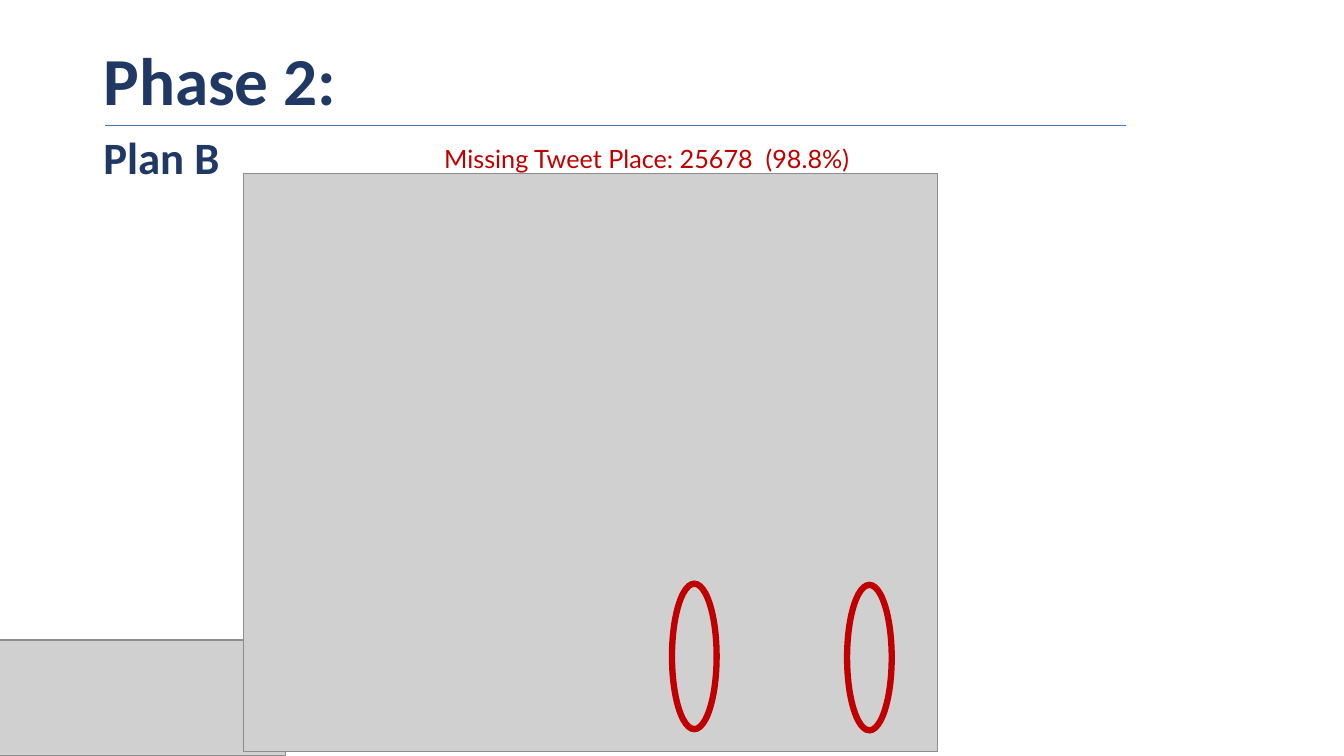
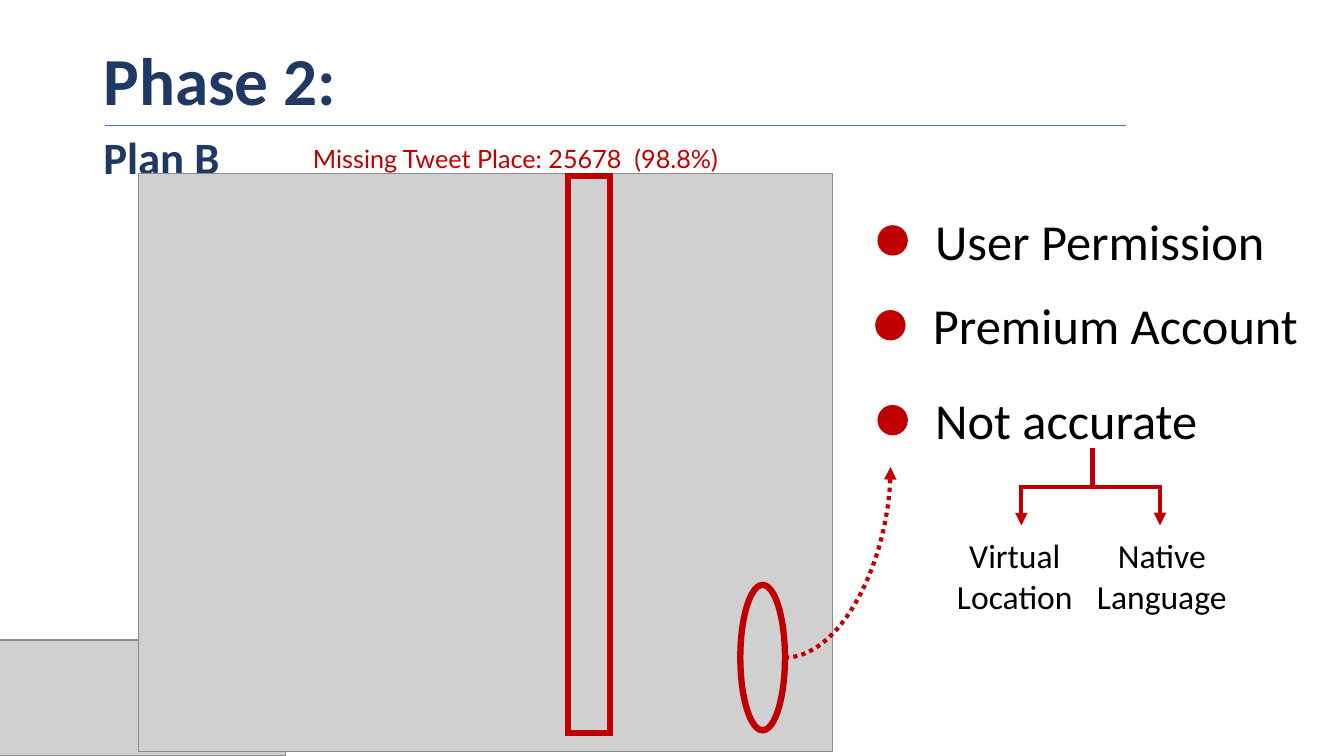
Before and after one commit to samah-balkhair/Tweets_Opinions, a slide deck: slide 10 of presentation/MIDS_SamahBalkhair_Tweets_Opinions.pptx. Drawn at 1344x756 pixels with LibreOffice and Linux fonts; fonts in the diff are those of the drawing; grey boxes stand for pictures. Boxes give left, top, right and bottom in pixels: in the first picture for what was removed or moved away, otherwise in the second. Text is boxed around its words. In the diff, an @@ line names an element or a change of style, - is before the commit and + after.

```diff
--- a/presentation/MIDS_SamahBalkhair_Tweets_Opinions.pptx
+++ b/presentation/MIDS_SamahBalkhair_Tweets_Opinions.pptx
@@ text "Missing Tweet Place: 25678 (98.8%)": place and size @@
-text "Missing Tweet Place: 25678 (98.8%)" at [444,148,849,173]
+text "Missing Tweet Place: 25678 (98.8%)" at [313,148,717,173]
@@ picture: place and size @@
-picture at [244,173,938,751]
+picture at [138,173,832,751]
@@ rectangle added at [569,176,610,734], outline #C00000 4.5 pt @@
@@ ellipse added at [878,225,908,255], fill #C00000 @@
@@ text added at [935,225,1264,261], 36 pt, text #000000 @@
+User Permission
@@ ellipse added at [875,311,905,341], fill #C00000 @@
@@ text added at [933,309,1298,345], 36 pt, text #000000 @@
+Premium Account
@@ ellipse added at [878,405,908,436], fill #C00000 @@
@@ text added at [935,406,1197,451], 36 pt, text #000000 @@
+Not accurate
@@ elbow arrow added from (1093, 449) to (1160, 525), #C00000 3 pt @@
@@ curved arrow added from (785, 657) to (891, 467), #C00000 3 pt dashed @@
@@ elbow arrow added from (1093, 453) to (1021, 525), #C00000 3 pt @@
@@ text added at [957,544,1073,610], 24 pt, text #000000 @@
+Virtual
+Location
@@ text added at [1097,544,1227,615], 24 pt, text #000000 @@
+Native
+Language
@@ ellipse removed at [673,584,717,729] @@
@@ ellipse: place and size @@
-ellipse at [847,585,891,730]
+ellipse at [740,585,784,730]
```
Also in this commit, not shown: 8 other slides changed, 7 slides added, 1 slide removed, 6 other files.
